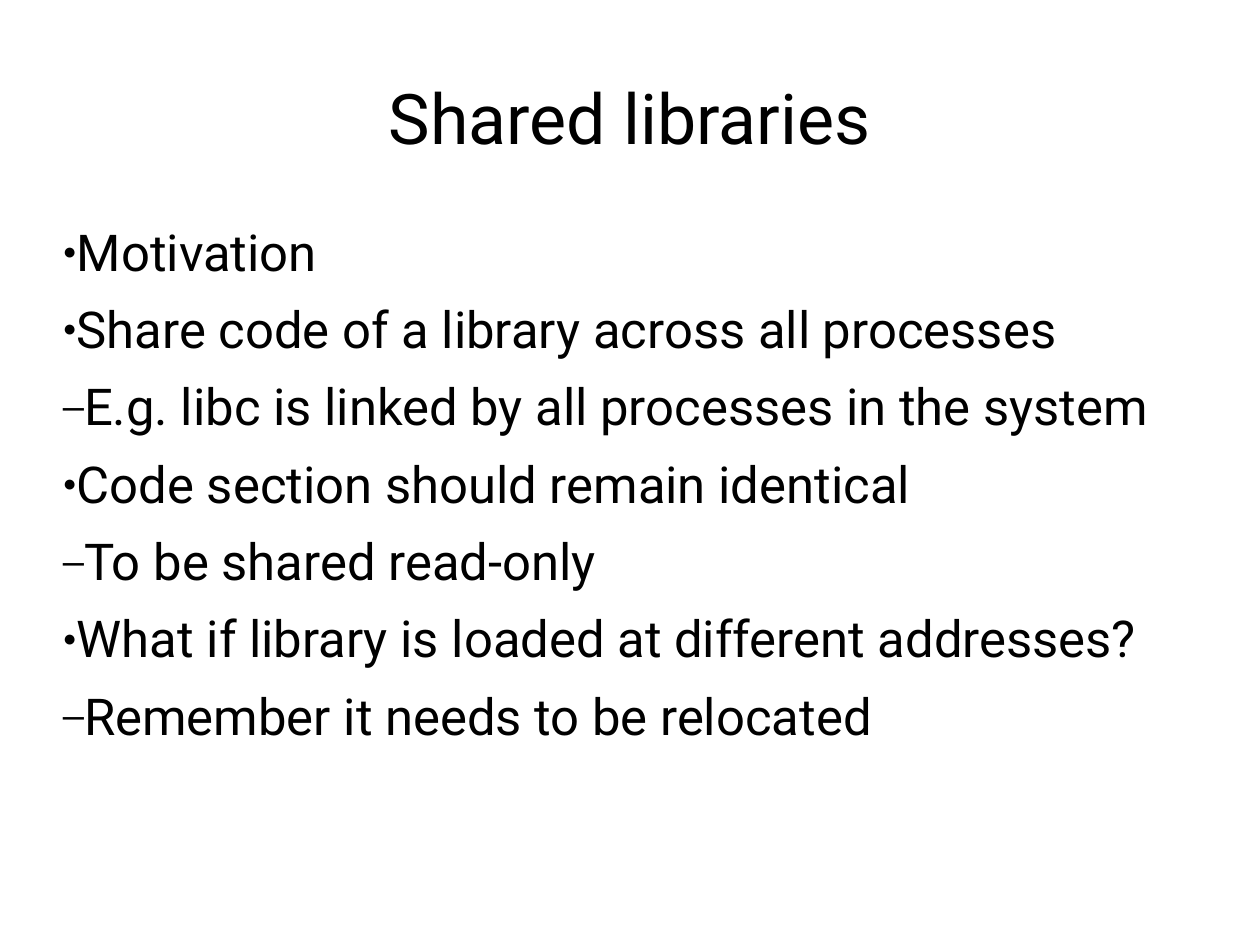
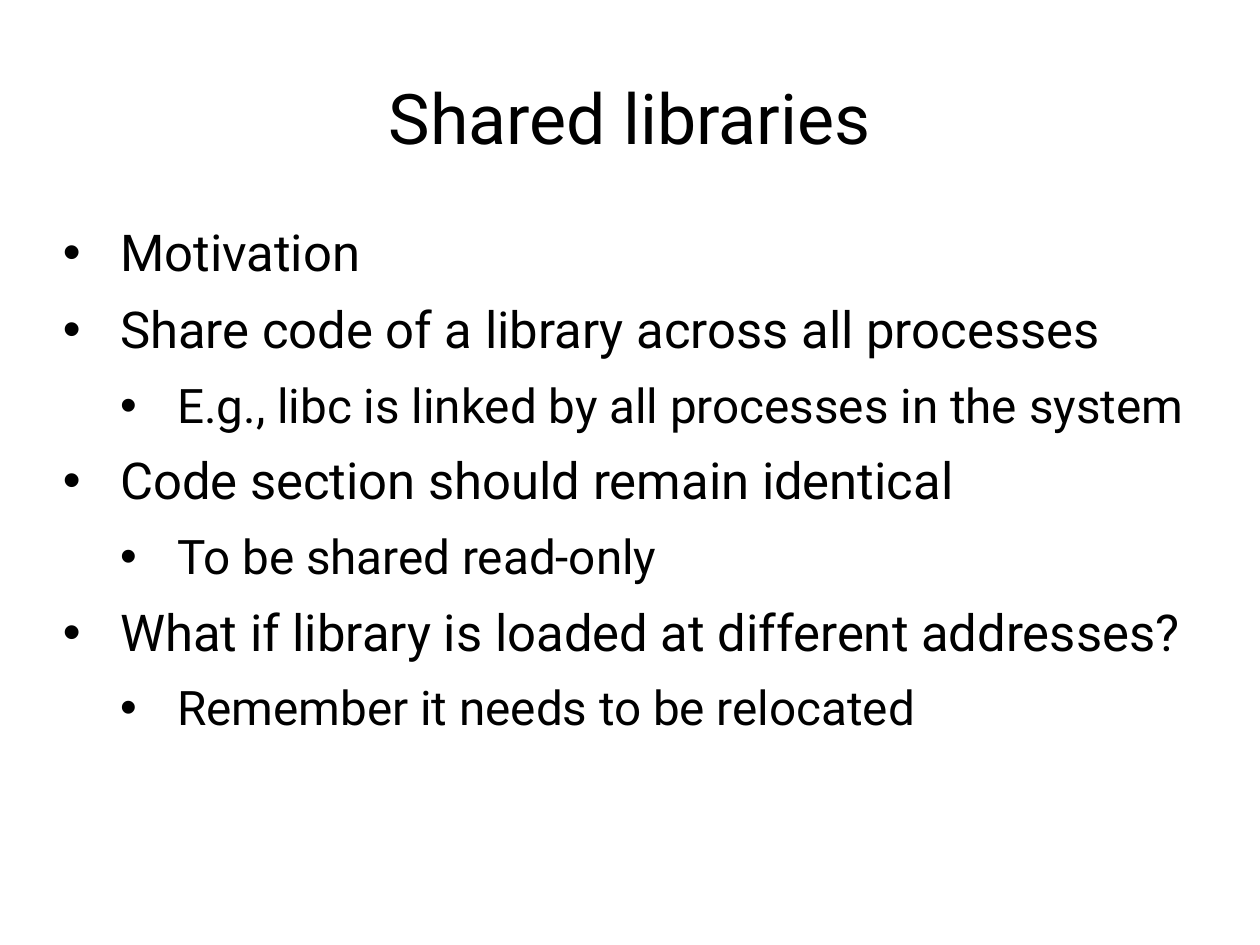
Before and after one commit to antonburtsev/cs5460, a slide deck: slide 95 of lectures/lecture05-linking-and-loading/lecture05-linking-and-loading.pptx (slide 94 before the commit). Drawn at 1260x945 pixels with LibreOffice and Linux fonts; fonts in the diff are those of the drawing. Boxes give left, top, right and bottom in pixels: in the first picture for what was removed or moved away, otherwise in the second. Text is boxed around its words. In the diff, an @@ line names an element or a change of style, - is before the commit and + after.

```diff
--- a/lectures/lecture05-linking-and-loading/lecture05-linking-and-loading.pptx
+++ b/lectures/lecture05-linking-and-loading/lecture05-linking-and-loading.pptx
@@ text at (120, 234, 1179, 726): size 32 to 30 pt in "To be shared read-only", "Remember it needs to be relocated"; bullet ● to •; bullet – to •; list level 3 to 4 in "To be shared read-only"; list level 3 to 4 in "Remember it needs to be ..." @@
@@ text at (177, 387, 1183, 433): text changed; size 32 to 30 pt @@
-    – E.g. libc is linked by all processes in the system
+      • E.g., libc is linked by all processes in the system
```
Also in this commit, not shown: 42 other slides changed, 2 slides added, 2 slides removed, 2 other files.
